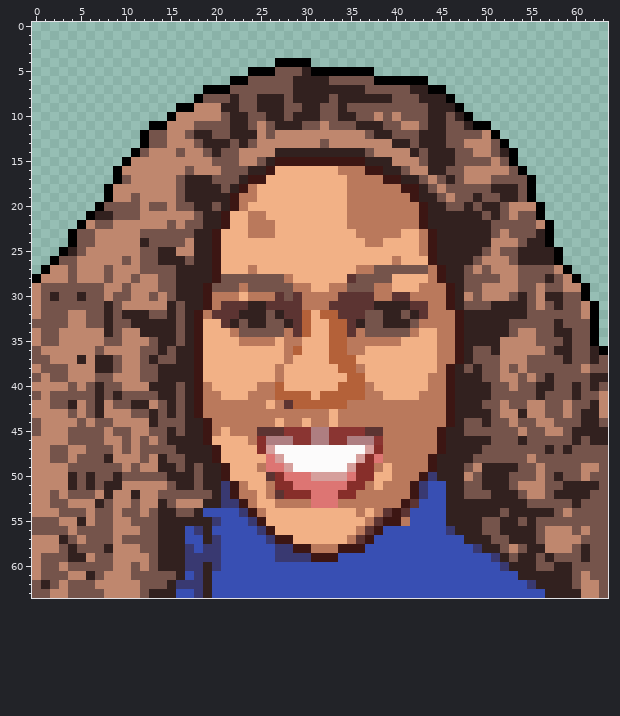
One commit to this pixel-art sprite: public/img/tfrrsAvatars/8625384_64x64.png. The picture above was drawn from the file before the commit.
The file is 64x64 pixels. Colours within 5 levels of each other are drawn and written as one.
The same view after the edit:
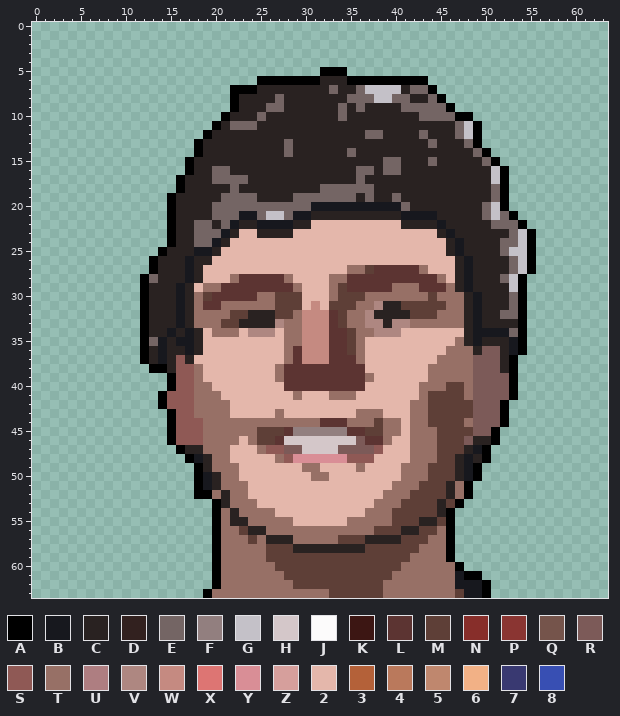
Palette (. is transparent): A #000000  B #17181e  C #292221  D #32211f  E #746564  F #927f7f  G #c4c1c8  H #d4c7c9  J #fcfbfb  K #3c1613  L #5c3432  M #5e3f37  N #872e2a  P #8a3532  Q #75544b  R #7c5a58  S #8f5955  T #977066  U #ae7e81  V #ae8781  W #c58a81  X #dd7573  Y #d98e96  Z #d69f9c  2 #e4b7ab  3 #b46139  4 #ba795c  5 #bf876e  6 #f2b186  7 #393971  8 #384fb3
From old to new:
Changed rows in their new state; - is an unchanged pixel.
first column x 0:
 4 ---------------------------....---------------------------------
 5 ------------------------........---...--------------------------
 6 ----------------------...AAAAAAACCCAAA--------------------------
 7 -------------------...AAACCCCCCCCECCEGGGGCEE-.------------------
 8 ------------------....ACCCCECCCCCCCEEEGGEECCEA.-----------------
 9 ----------------......ACCCEECCCCCCECECCCCEEEEEA.----------------
10 ---------------......ACCCECCCCCCCCECCCCCCCCEEEEA----------------
11 -------------.......ACEEECCCCCCCCCCCCCCCCCCCCCCEG-.-------------
12 ------------.......ACCCCCCCCCCCCCCCCCEECCCCECCCEGA..------------
13 ------------......ACCCCCCCCCECCCCCCCCCCCCCCCECCCEA...-----------
14 -----------.......ACCCCCCCCCECCCCCCECCCCCCCCCCCCCEA...----------
15 ----------.......ACCCCCCCCCCCCCCCCCCCCCEECCCECCCCCEA..----------
16 ---------........ACCEECCCCCCCCCCCCCCEECEECCCCCCCCCCGA..---------
17 ---------.......ACCCEEEECCCCCCCCCCCCECCCCCCCCCCCCCCGA...--------
18 --------........ACCCCCECCCCCCCCCEEEEEECCCCCCCCCCCCCEA...--------
19 --------.......ACCCCCEEEECCCCEEEEEEECECCECCCCCCCCCCEA...--------
20 -------........ACCCCEEEEEEEEEEEBBBBBBBBBBECCCCCCCCEGA....-------
21 ------.........ACCCCEEEBBEGGEBBCCCCCCCCCCBBBBCCCCCEGEA...-------
22 -----..........ACCEECEBCCBBBBCC2222222222CCCCBCCCCCEEEA...------
23 ----...........ACCEEEBC22CCCC2222222222222222CBCCCCCCEGA..------
24 ----...........ACCEEBC222222222222222222222222CBCCCCEEGA..------
25 ---...........ACCCBBC2222222222222222222222222CBCCCCEGGA...-----
26 --...........ACCCBCC222222222222222222222222222CBCCCCEGA...-----
27 -............ACCCBC2222222222222222TTMLLLLLT222CBCCCCEGA....----
28 ............AECCCBC222TLLLLLT2222TT-LLLLLLLLLT2CBCCCEGA......---
29 ............ACCCBC2TTLLLLLLLLT222TMLLLLLTTTLLLTCBCCCCGA.......--
30 ............ACCCBCTMLLLLLTTMMM222TMMMTTTTTTTMTTTCBCCCEA.......--
31 ............ACCCBCTLLTTTTTTMMM2W2MMMTTVCCMMMMMTTCBCCCEA........-
32 ............ACCCBCTTTTMMCCCMMTWWWLMTTVCCCCMMMTTTCBCCEEA........-
33 ............ACCCBCTTTMMCCCCVTTWWWLMTTVVCVVTTTTTTCBCCCCA........-
34 ............ACCBCBC2TTT2VVV2TTWWWLLMTTVVV2222222CBBBBEA........-
35 ............AEBCBBC222222222TTWWWLLMT2222222222TCBCCCBA........-
36 ............ACBCCBC222222222TLWWWLLMT222222222TTTCRRCBA.........
37 ............ACBCSC2222222222TLWWWLLLT22222222TTTTRRRCA..........
38 .............AACSST22222222TLLLLLLLLL2222222TTTTTRRRCA..........
39 ...............ASST22222222TLLLLLLLLLT222222TTTTTRRRRA..........
40 ...............ASSTT22222222LLLLLLLLL222222TTTMMTRRRRA..........
41 ..............ASSSTTT22222222T222TTT2222222TMMMMTRRRRA..........
42 ..............ASSSTTTT22222222222222222222TTMMMMMRRRA...........
43 ...............ASSTTTT22222T22222222TTT222TTMMMMMRRRA...........
44 ...............ASSSTTTTTTTTTTTTTLLLTTTMTT2TTMMMMTRRRA...........
45 ...............ASSSTTTTTTMMMLFFFFFFLLMMTT2TTTMMMMRRA............
46 ...............ASSSTTTT2TMMLHHHHHHHHRLLT22TTTMMMRCCA............
47 ................ACCTTT222TSSRRHHHHRRRRS222TTTMMMCBA.............
48 .................ABCTT22222TSYYYYYYSSS2222TTTMMCBCA.............
49 ..................ACTTT2222222TT2222T2222TTTMMMCBA..............
50 ..................ABCTT22222222TT22222222TTTMMMCBA..............
51 ..................ABCTTT2222222222222222TTTMMMCTA...............
52 ..................AATCTT222222222222222TTTMMMMCTA...............
53 ....................ACTTT2222222222222TTTMMMMCMA................
54 ....................ATCTTTT2222222222TTTMMMMMCA.................
55 ....................ATCCTTTTT222222TTTTTMMMCCMA.................
56 ....................ATTMCCTTTTTTTTTTTTMMMCCMMTA.................
57 ....................ATTTMTCCCTTTTTMMMCCCCMMMTTA.................
58 ....................ATTTTTMMMCCCCCCCCMMMMMMTTTA.................
59 ....................ATTTTTMMMMMMMMMMMMMMMMTTTTA.................
60 ....................ATTTTTTMMMMMMMMMMMMMMTTTTTTA................
61 ....................ATTTTTTTMMMMMMMMMMMMTTTTTTTBAA..............
62 ....................ATTTTTTTTMMMMMMMMMMTTTTTTTTBBBA.............
63 ...................ATTTTTTTTTTTTTMMMMMMTTTTTTTTMBBA.............
